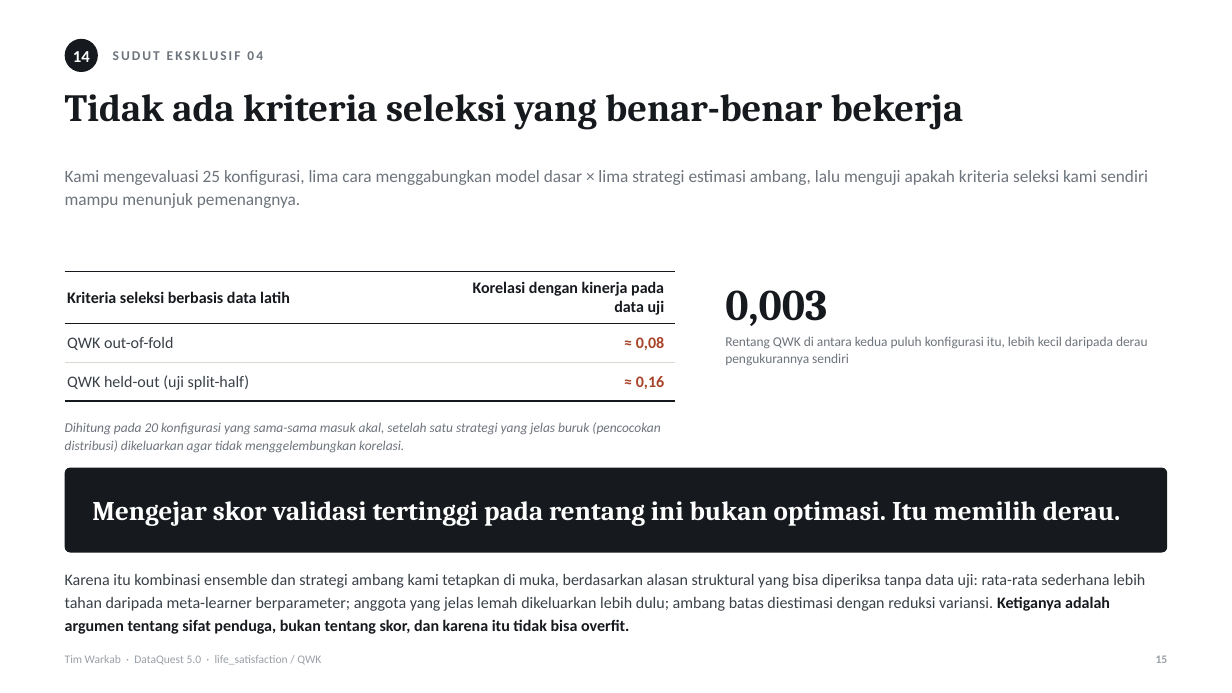
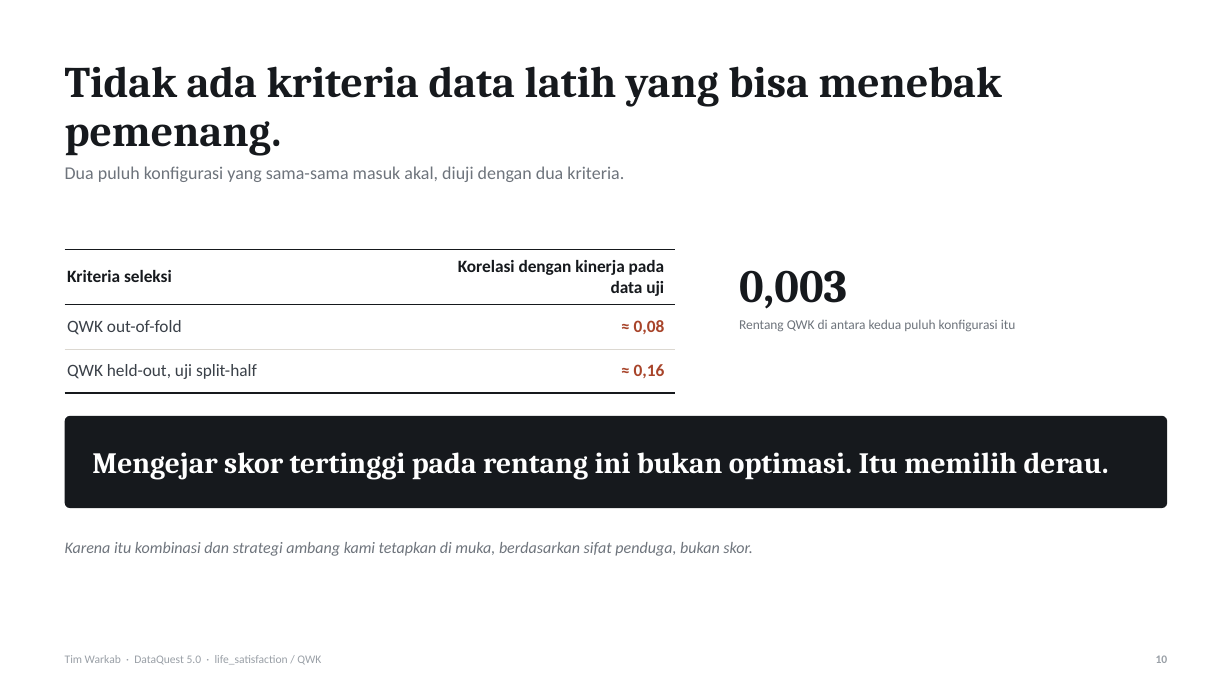
Before and after one commit to MikaelAdikara/DataQuest-Warkab, a slide deck: slide 10 of docs/Pitch_DataQuest5_Warkab.pptx (slide 15 before the commit). Drawn at 1232x693 pixels with LibreOffice and Linux fonts; fonts in the diff are those of the drawing. Boxes give left, top, right and bottom in pixels: in the first picture for what was removed or moved away, otherwise in the second. Text is boxed around its words. In the diff, an @@ line names an element or a change of style, - is before the commit and + after.

```diff
--- a/docs/Pitch_DataQuest5_Warkab.pptx
+++ b/docs/Pitch_DataQuest5_Warkab.pptx
@@ ellipse removed at (x1=65, y1=39, x2=98, y2=72) @@
@@ text removed at (x1=73, y1=51, x2=90, y2=62) @@
-14
@@ text removed at (x1=113, y1=51, x2=263, y2=60) @@
-SUDUT EKSKLUSIF 04
@@ text at (x1=65, y1=66, x2=1002, y2=156): text changed; size 30 to 34 pt @@
-Tidak ada kriteria seleksi yang benar-benar bekerja
+Tidak ada kriteria data latih yang bisa menebak pemenang.
@@ text removed at (x1=65, y1=170, x2=1148, y2=208) @@
-Kami mengevaluasi 25 konfigurasi, lima cara menggabungkan model dasar × lima strategi estimasi ambang, lalu menguji apakah kriteria seleksi kami sendiri mampu menunjuk pemenangnya.
@@ text added at (x1=65, y1=166, x2=624, y2=182), 14 pt, text #6E747C @@
+Dua puluh konfigurasi yang sama-sama masuk akal, diuji dengan dua kriteria.
@@ table at (x1=65, y1=250, x2=675, y2=383) @@
-row 1, column 1: Kriteria seleksi berbasis data latih
+row 1, column 1: Kriteria seleksi
-row 3, column 1: QWK held-out (uji split-half)
+row 3, column 1: QWK held-out, uji split-half
@@ size 12.5 to 13.5 pt in "Korelasi dengan kinerja pada data uji", "QWK out-of-fold", "≈ 0,08", "≈ 0,16" @@
@@ table resized from (x1=65, y1=272, x2=675, y2=394) to (x1=65, y1=250, x2=675, y2=383) @@
@@ text "0,003" moved from (x1=725, y1=290, x2=827, y2=326) to (x1=739, y1=270, x2=847, y2=309) @@
@@ text "0,003" at (x1=739, y1=270, x2=847, y2=309): size 34 to 36 pt @@
@@ text at (x1=739, y1=319, x2=1016, y2=331): text changed @@
-Rentang QWK di antara kedua puluh konfigurasi itu, lebih kecil daripada derau pengukurannya sendiri
+Rentang QWK di antara kedua puluh konfigurasi itu
@@ rounded rectangle resized from (x1=65, y1=468, x2=1167, y2=553) to (x1=65, y1=416, x2=1167, y2=508) @@
@@ rounded rectangle at (x1=65, y1=416, x2=1167, y2=508): proportions changed @@
@@ text removed at (x1=65, y1=422, x2=660, y2=453) @@
-Dihitung pada 20 konfigurasi yang sama-sama masuk akal, setelah satu strategi yang jelas buruk (pencocokan distribusi) dikeluarkan agar tidak menggelembungkan korelasi.
@@ text at (x1=92, y1=452, x2=1109, y2=480): text changed; size 21 to 23 pt @@
-Mengejar skor validasi tertinggi pada rentang ini bukan optimasi. Itu memilih derau.
+Mengejar skor tertinggi pada rentang ini bukan optimasi. Itu memilih derau.
@@ text "Karena itu kombinasi dan strategi ..." at (x1=65, y1=542, x2=752, y2=556): vertical alignment top to middle @@
@@ text at (x1=65, y1=542, x2=752, y2=556): text changed; text colour #3A4048 to #6E747C; italic on @@
-Karena itu kombinasi ensemble dan strategi ambang kami tetapkan di muka, berdasarkan alasan struktural yang bisa diperiksa tanpa data uji: rata-rata sederhana lebih tahan daripada meta-learner berparameter; anggota yang jelas lemah dikeluarkan lebih dulu; ambang batas diestimasi dengan reduksi variansi. Ketiganya adalah argumen tentang sifat penduga, bukan tentang skor, dan karena itu tidak bisa overfit.
+Karena itu kombinasi dan strategi ambang kami tetapkan di muka, berdasarkan sifat penduga, bukan skor.
```
Also in this commit, not shown: 17 other slides changed, 2 slides added, 5 slides removed, 1 other file.
